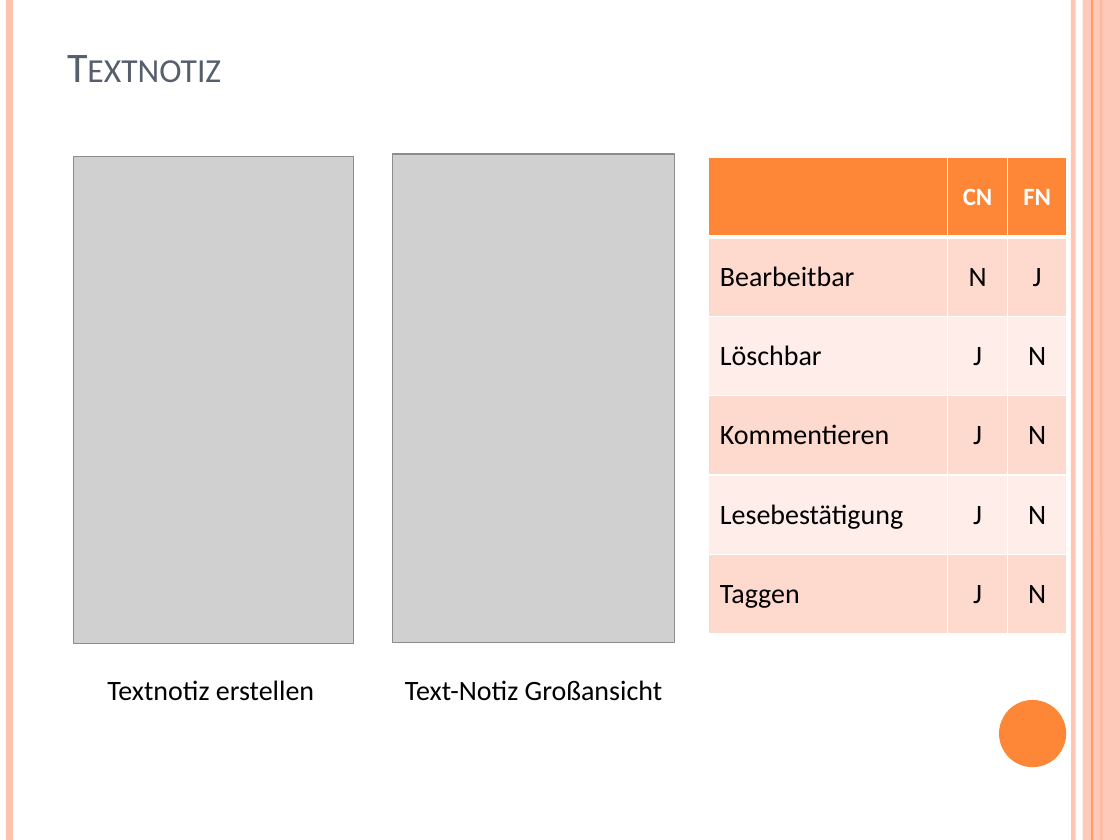
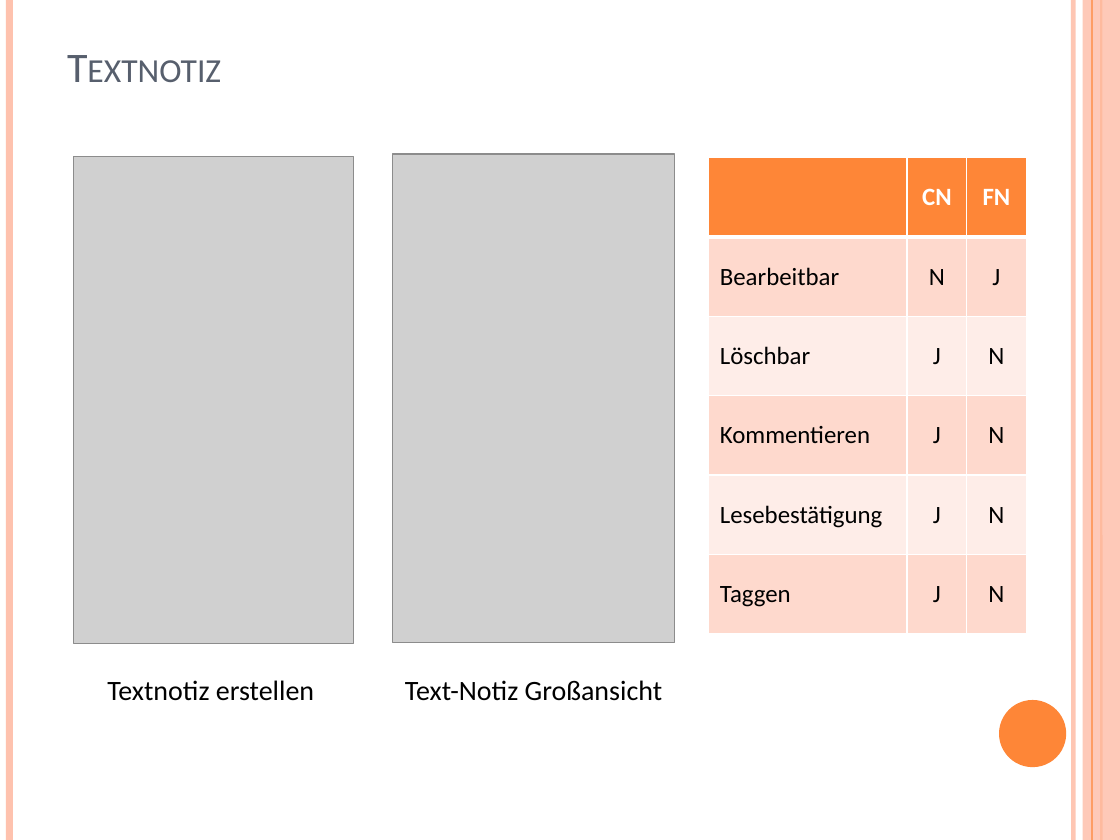
Before and after one commit to YuKitAs/fridget-android, a slide deck: slide 5 of documentation/Pflichtenheft/Pflichtenheft_Präsentation.pptx. Drawn at 1120x840 pixels with LibreOffice and Linux fonts; fonts in the diff are those of the drawing; grey boxes stand for pictures. Boxes give left, top, right and bottom in pixels: in the first picture for what was removed or moved away, otherwise in the second. Text is boxed around its words. In the diff, an @@ line names an element or a change of style, - is before the commit and + after.

Commit message:
Minor table size adjustment

```diff
--- a/documentation/Pflichtenheft/Pflichtenheft_Präsentation.pptx
+++ b/documentation/Pflichtenheft/Pflichtenheft_Präsentation.pptx
@@ table at [709, 158, 1026, 634] @@
@@ size 18 to 16 pt @@
@@ table: place and size @@
-table at [709, 158, 1066, 634]
+table at [709, 158, 1026, 634]
```
